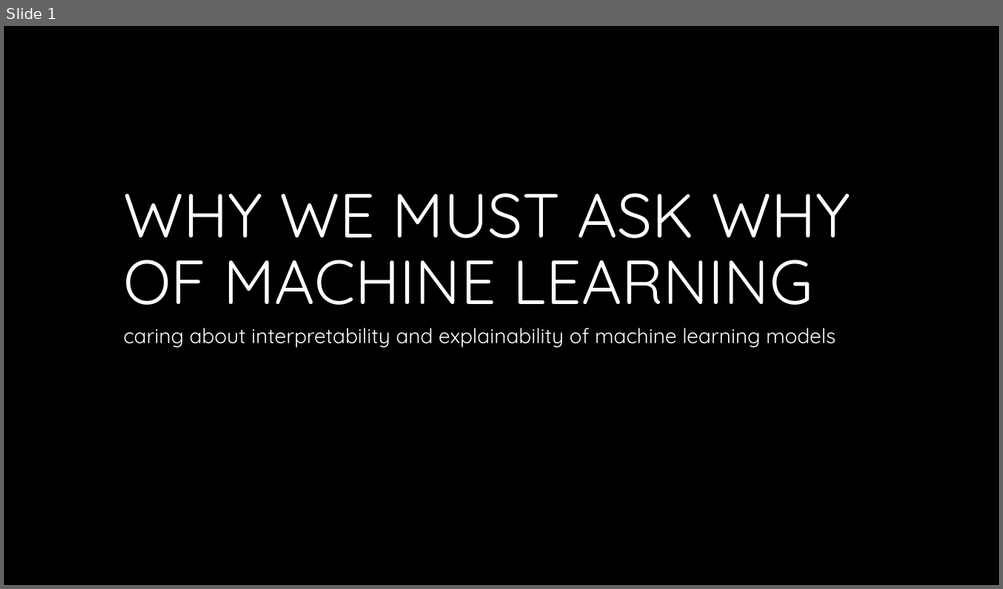
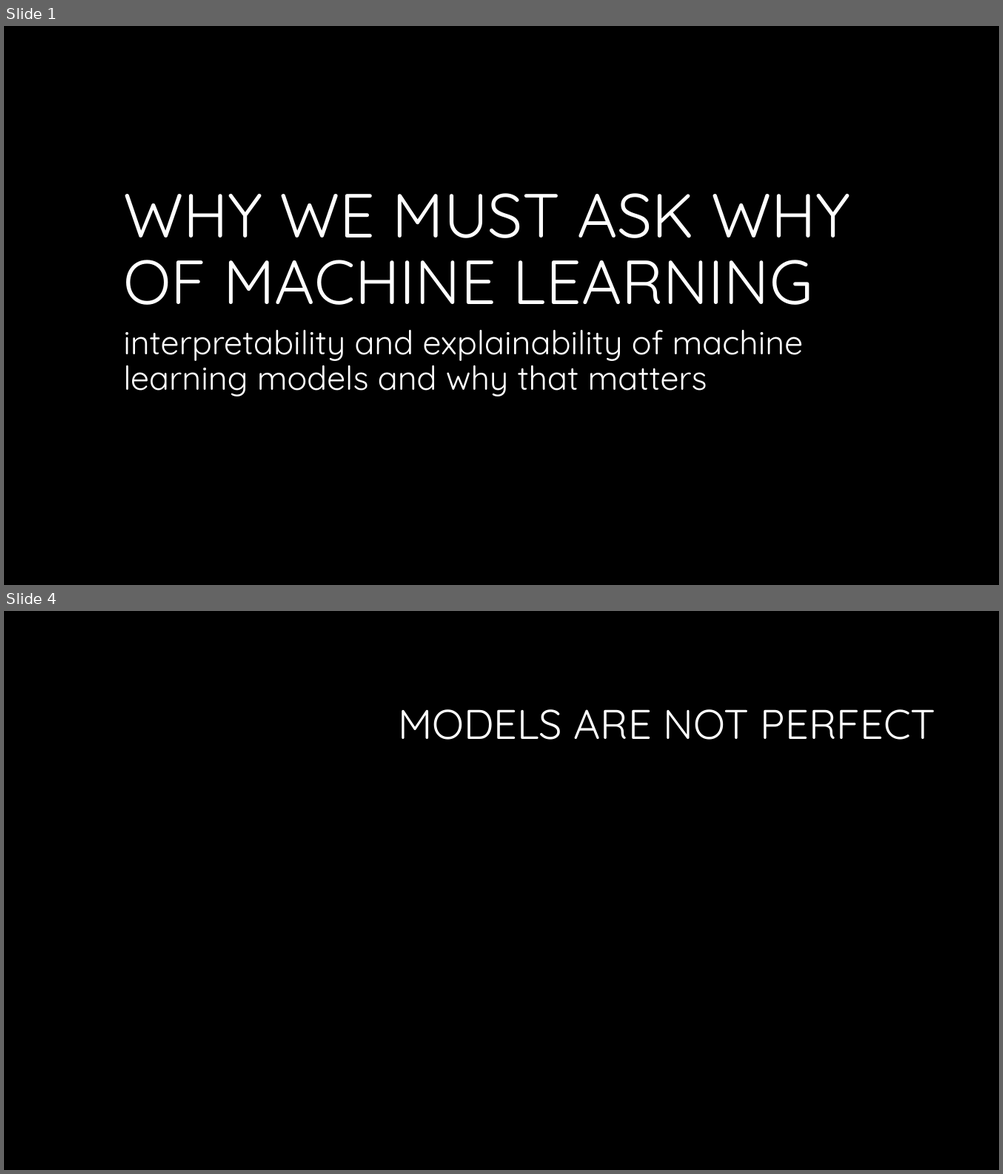
Before and after one commit to newmancodes/why-we-must-ask-why-of-machine-learning, a slide deck: Why We Must Ask Why of Machine Learning.pptx. Shown one above the other, each under a label of ours: slide 1 before the commit, slides 1 and 4 after it; the slides between them are not shown. The pictures are 1003x589 and 1003x1174 pixels, drawn with LibreOffice and Linux fonts; fonts in the diff are those of the drawing; background and template pictures are left out. Boxes give left, top, right and bottom in pixels: in the first picture for what was removed or moved away, otherwise in the second. Text is boxed around its words. In the diff, an @@ line names an element or a change of style, - is before the commit and + after.

```diff
--- a/Why We Must Ask Why of Machine Learning.pptx
+++ b/Why We Must Ask Why of Machine Learning.pptx
@@ slide 4 added at box(4, 611, 999, 1170), background #000000 @@
@@ title added at box(398, 709, 935, 740), 40 pt, text #FFFFFF @@
+MODELS ARE NOT PERFECT
@@ slide 1 changed as well @@
@@ subtitle at box(123, 330, 803, 397): text changed; size 20 to 32 pt @@
-caring about interpretability and explainability of machine learning models
+interpretability and explainability of machine learning models and why that matters
```
Also in this commit, not shown: 5 other slides added, 1 slide removed.
